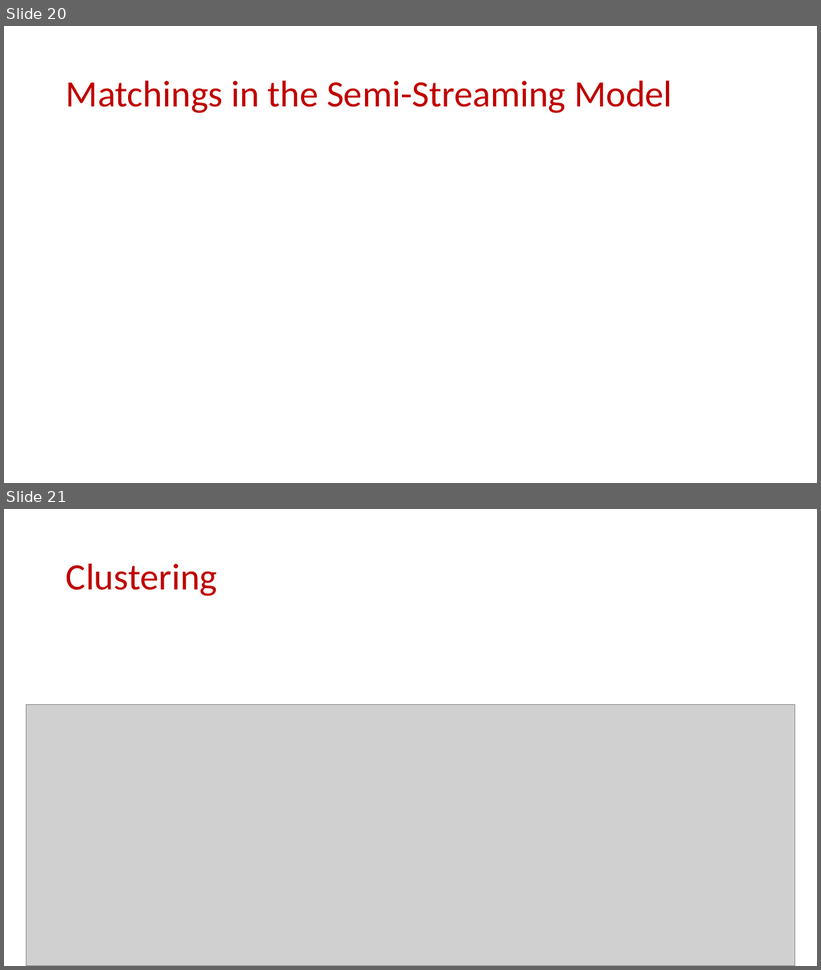
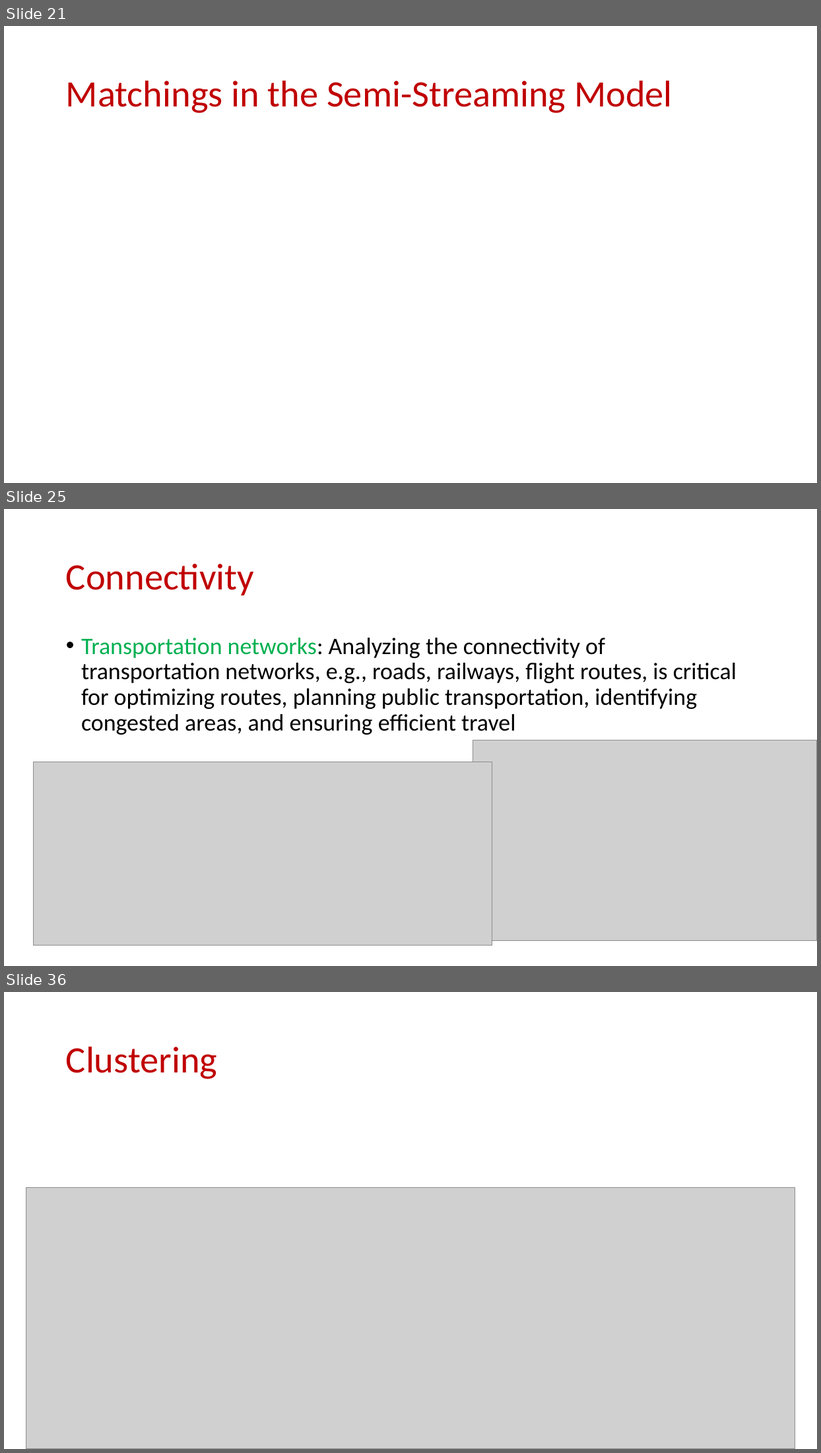
Before and after one commit to samsonzhou/samsonzhou.github.io, a slide deck: CSCE689-23/L20.pptx. Shown one above the other, each under a label of ours: slides 20 and 21 before the commit, slides 21, 25 and 36 after it; the slides between them are not shown. The pictures are 821x970 and 821x1453 pixels, drawn with LibreOffice and Linux fonts; fonts in the diff are those of the drawing; grey boxes stand for pictures. Boxes give left, top, right and bottom in pixels: in the first picture for what was removed or moved away, otherwise in the second. Text is boxed around its words. In the diff, an @@ line names an element or a change of style, - is before the commit and + after.

```diff
--- a/CSCE689-23/L20.pptx
+++ b/CSCE689-23/L20.pptx
@@ slide 25 added at (x1=4, y1=509, x2=817, y2=966), background #FFFFFF @@
@@ title added at (x1=66, y1=564, x2=254, y2=595), 44 pt, text #C00000 @@
+Connectivity
@@ text added at (x1=81, y1=638, x2=737, y2=735), 28 pt, text #000000 @@
+• Transportation networks: Analyzing the connectivity of transportation networks, e.g., roads, railways, flight routes, is critical for optimizing routes, planning public transportation, identifying congested areas, and ensuring efficient travel
@@ picture added at (x1=473, y1=740, x2=817, y2=941) @@
@@ picture added at (x1=33, y1=762, x2=492, y2=946) @@
@@ what was slide 20 is now slide 21 @@
@@ what was slide 21 is now slide 36 @@
```
Also in this commit, not shown: 14 other slides added.
